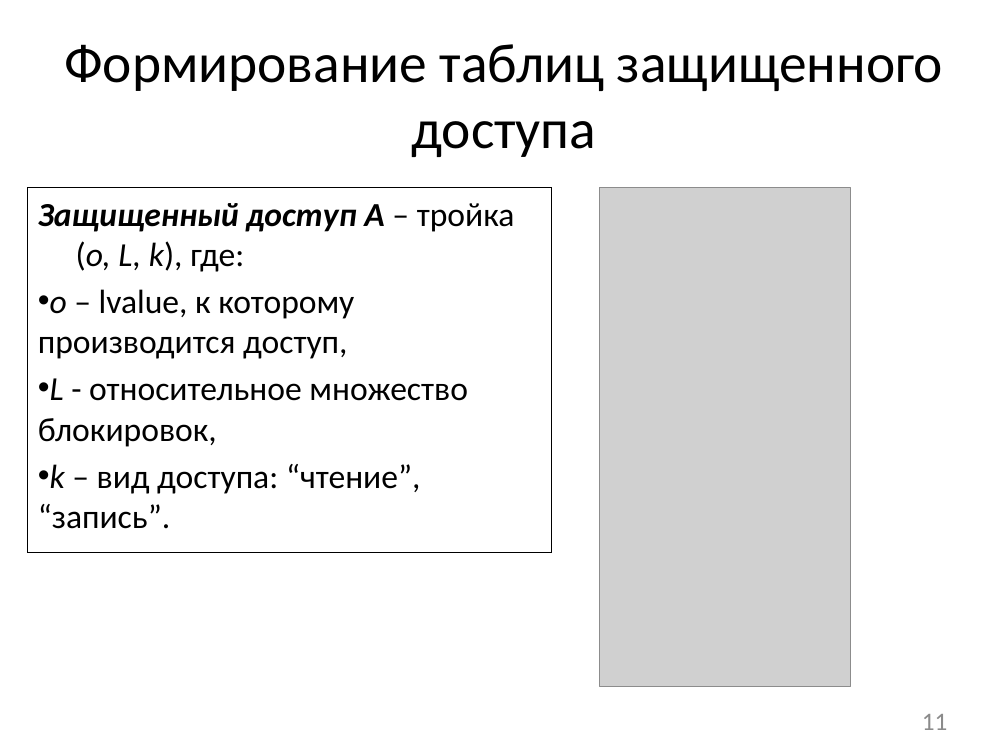
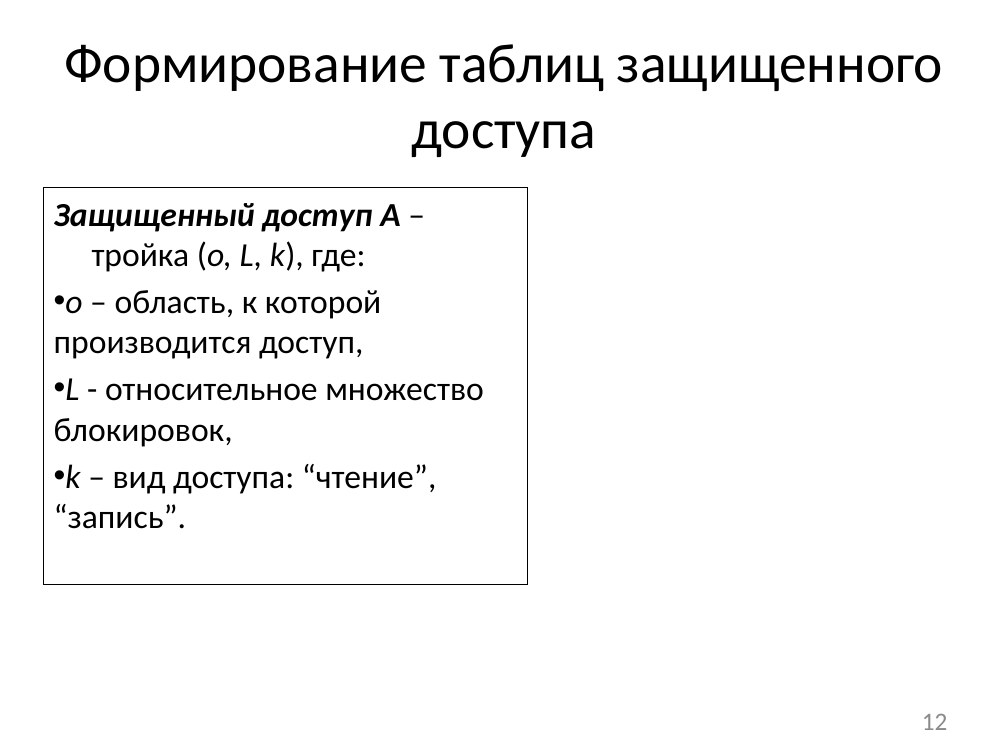
Before and after one commit to afrolovskiy/diplom, a slide deck: slide 12 of presentations/diplom/static race detection.pptx (slide 11 before the commit). Drawn at 1008x756 pixels with LibreOffice and Linux fonts; fonts in the diff are those of the drawing; grey boxes stand for pictures. Boxes give left, top, right and bottom in pixels: in the first picture for what was removed or moved away, otherwise in the second. Text is boxed around its words. In the diff, an @@ line names an element or a change of style, - is before the commit and + after.

```diff
--- a/presentations/diplom/static race detection.pptx
+++ b/presentations/diplom/static race detection.pptx
@@ rectangle "Защищенный доступ A – тройка ...": place and size @@
-rectangle "Защищенный доступ A – тройка ..." at bbox=[28, 187, 552, 552]
+rectangle "Защищенный доступ A – тройка ..." at bbox=[43, 187, 527, 585]
@@ picture removed at bbox=[599, 187, 850, 686] @@
@@ text in rectangle at bbox=[54, 290, 381, 359]: text changed @@
-• o – lvalue, к которому производится доступ,
+• o – область, к которой производится доступ,
@@ page number at bbox=[922, 714, 948, 730]: text changed @@
-11
+12
```
Also in this commit, not shown: 6 other slides changed, 3 slides added, 2 slides removed, 23 other files.
